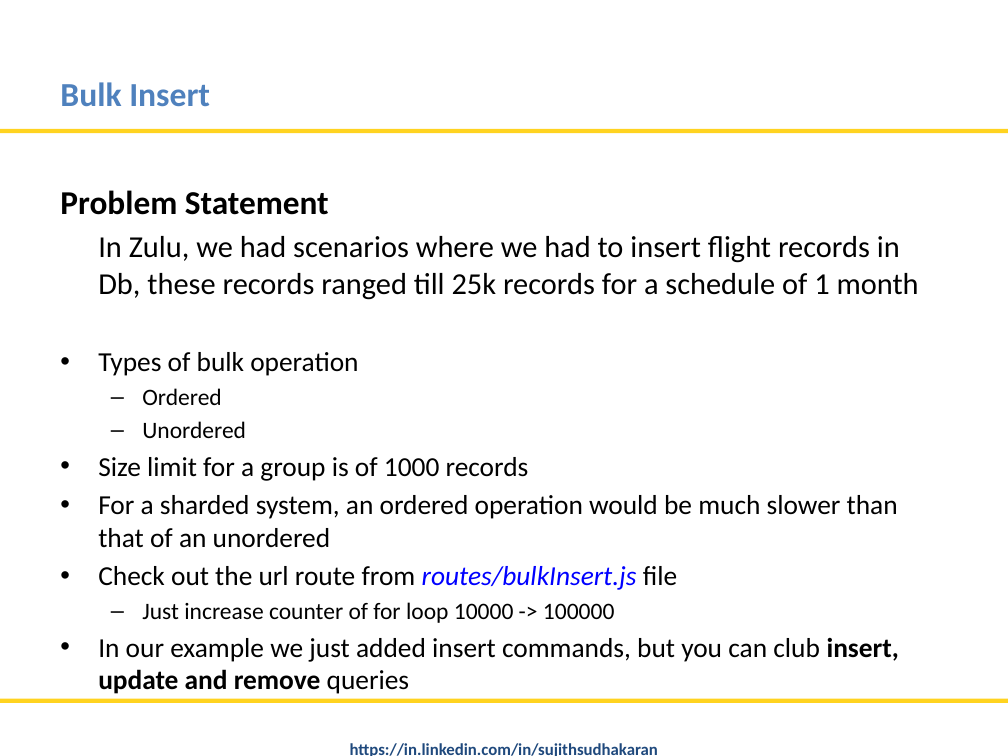
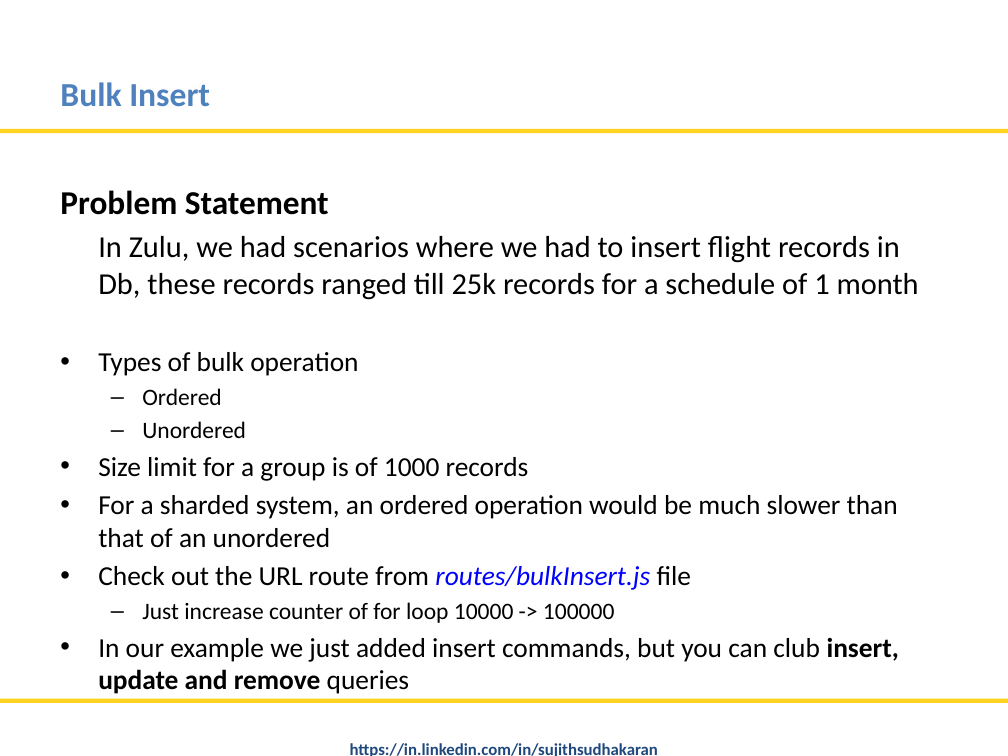
Before and after one commit to nitinmlvya/mongodb-tips-and-advfeatures, a slide deck: slide 7 of MongoDB Tips and Advance Features.pptx. Drawn at 1008x756 pixels with LibreOffice and Linux fonts; fonts in the diff are those of the drawing; background and template pictures are left out. Boxes give left, top, right and bottom in pixels: in the first picture for what was removed or moved away, otherwise in the second. Text is boxed around its words. In the diff, an @@ line names an element or a change of style, - is before the commit and + after.

```diff
--- a/MongoDB Tips and Advance Features.pptx
+++ b/MongoDB Tips and Advance Features.pptx
@@ text at [98, 566, 691, 590]: text changed @@
-• Check out the url route from routes/bulkInsert.js file
+• Check out the URL route from routes/bulkInsert.js file
```
Also in this commit, not shown: 6 other slides changed, 1 other file.
